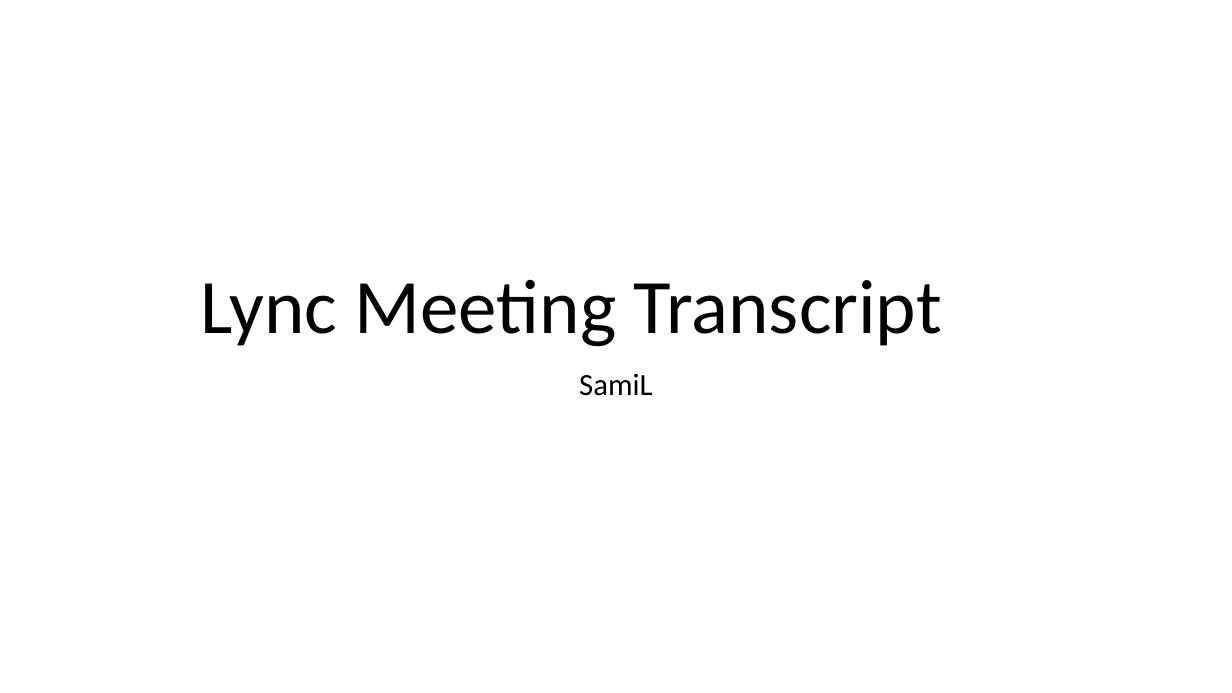
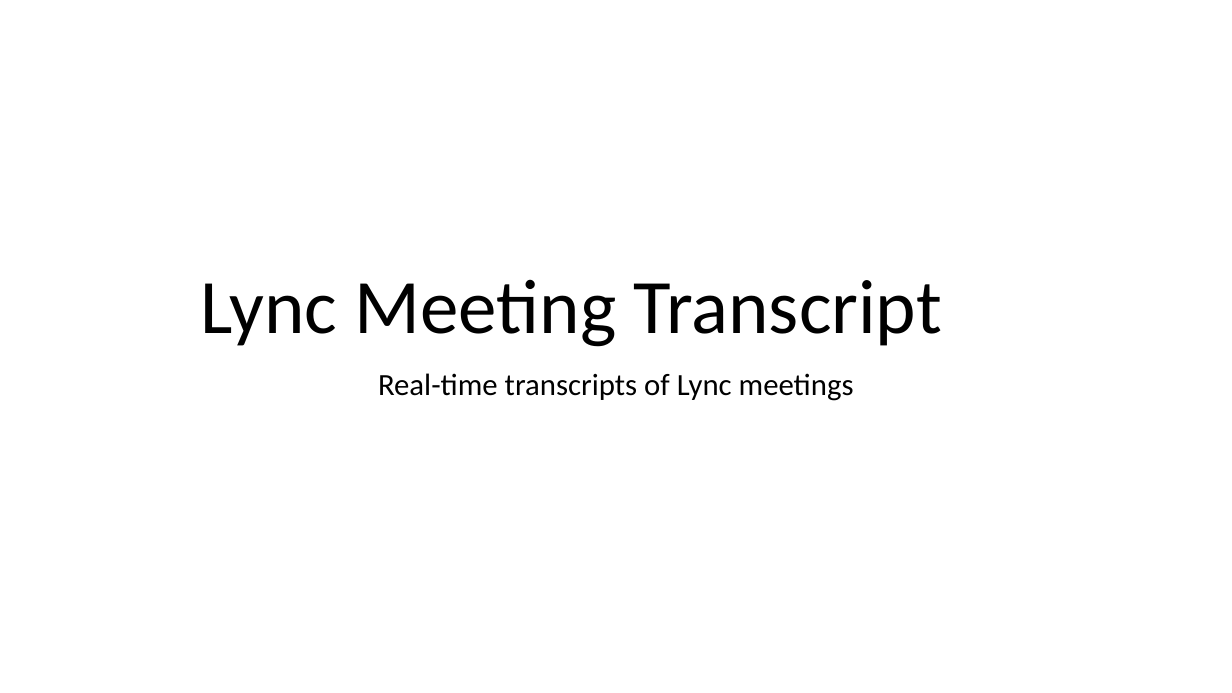
Before and after one commit to saluber/LyncMeetingTranscript, a slide deck: slide 1 of LyncMeetingTranscript.pptx. Drawn at 1232x693 pixels with LibreOffice and Linux fonts; fonts in the diff are those of the drawing. Boxes give left, top, right and bottom in pixels: in the first picture for what was removed or moved away, otherwise in the second. Text is boxed around its words. In the diff, an @@ line names an element or a change of style, - is before the commit and + after.

```diff
--- a/LyncMeetingTranscript.pptx
+++ b/LyncMeetingTranscript.pptx
@@ subtitle at box(378, 373, 854, 401): text changed @@
-SamiL
+Real-time transcripts of Lync meetings
```
Also in this commit, not shown: 13 slides added, 1 slide removed, 13 other files.
